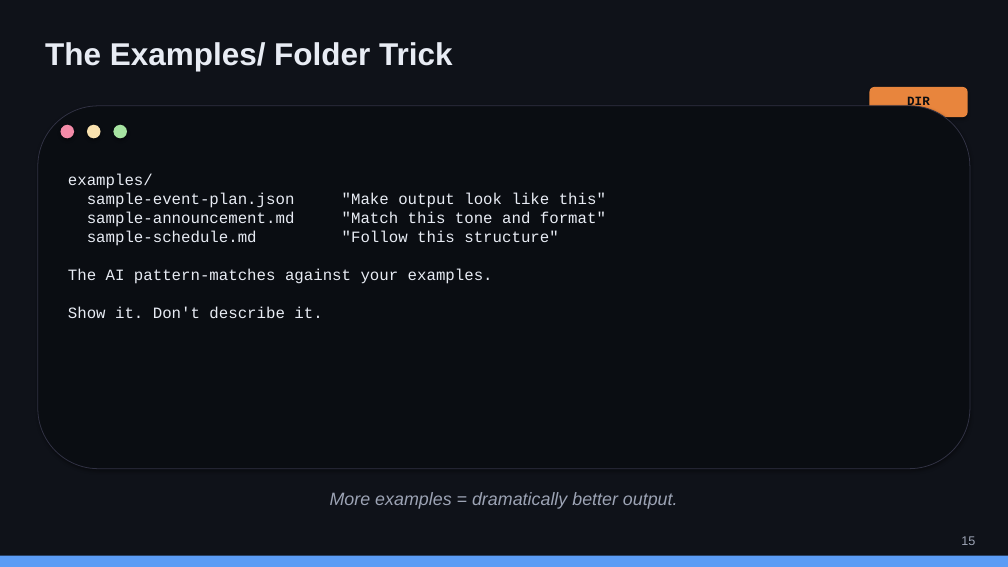
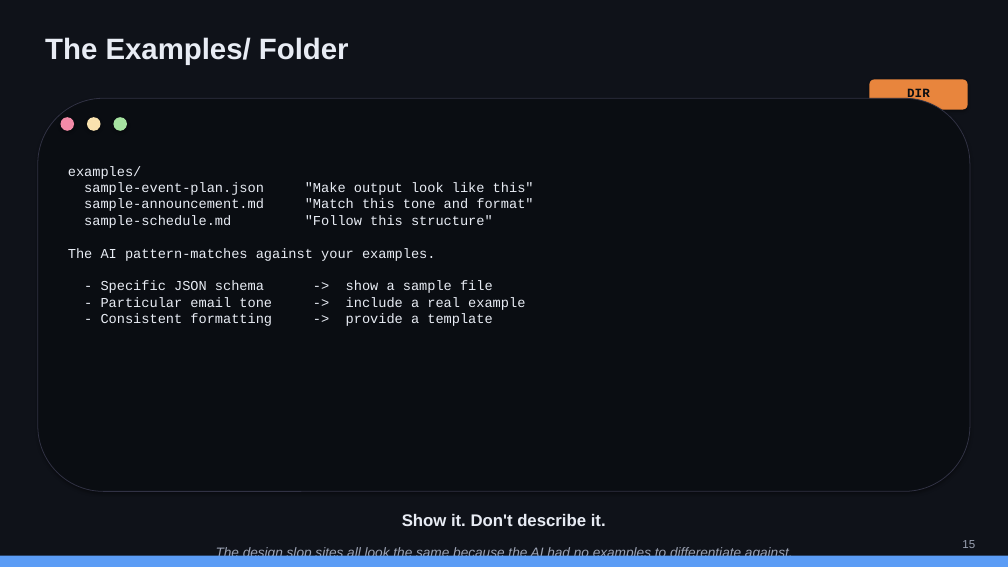
Before and after one commit to nickyeager/tucson-claude-code-meetup, a slide deck: slide 15 of slides/session-2-context-engineering.pptx. Drawn at 1008x567 pixels with LibreOffice and Linux fonts; fonts in the diff are those of the drawing. Boxes give left, top, right and bottom in pixels: in the first picture for what was removed or moved away, otherwise in the second. Text is boxed around its words. In the diff, an @@ line names an element or a change of style, - is before the commit and + after.

```diff
--- a/slides/session-2-context-engineering.pptx
+++ b/slides/session-2-context-engineering.pptx
@@ text at [45,37,349,65]: text changed; size 30 to 28 pt @@
-The Examples/ Folder Trick
+The Examples/ Folder
@@ text "DIR": place and size @@
-text "DIR" at [907,96,930,109]
+text "DIR" at [907,88,930,101]
@@ rounded rectangle: place and size @@
-rounded rectangle at [38,106,970,469]
+rounded rectangle at [38,98,970,492]
@@ 3 ellipses, 1 rounded rectangle: place and size @@
-3 ellipses, 1 rounded rectangle at [60,87,968,138]
+3 ellipses, 1 rounded rectangle at [60,79,968,131]
@@ text at [68,166,534,326]: text changed; size 15 to 13 pt @@
-examples/
-sample-event-plan.json "Make output look like this"
-sample-announcement.md "Match this tone and format"
-sample-schedule.md "Follow this structure"
-The AI pattern-matches against your examples.
-Show it. Don't describe it.
+examples/
+sample-event-plan.json "Make output look like this"
+sample-announcement.md "Match this tone and format"
+sample-schedule.md "Follow this structure"
+The AI pattern-matches against your examples.
+- Specific JSON schema -> show a sample file
+- Particular email tone -> include a real example
+- Consistent formatting -> provide a template
@@ text removed at [330,492,678,509] @@
-More examples = dramatically better output.
@@ text added at [402,514,606,526], 16 pt, text #E8ECF4, bold @@
+Show it. Don't describe it.
@@ text "15" at [962,540,975,548]: size 12 to 11 pt @@
@@ text added at [216,547,793,561], 13 pt, text #9CA3B4, italic @@
+The design slop sites all look the same because the AI had no examples to differentiate against.
```
Also in this commit, not shown: 17 other slides changed, 4 slides added, 4 slides removed, 2 other files.
